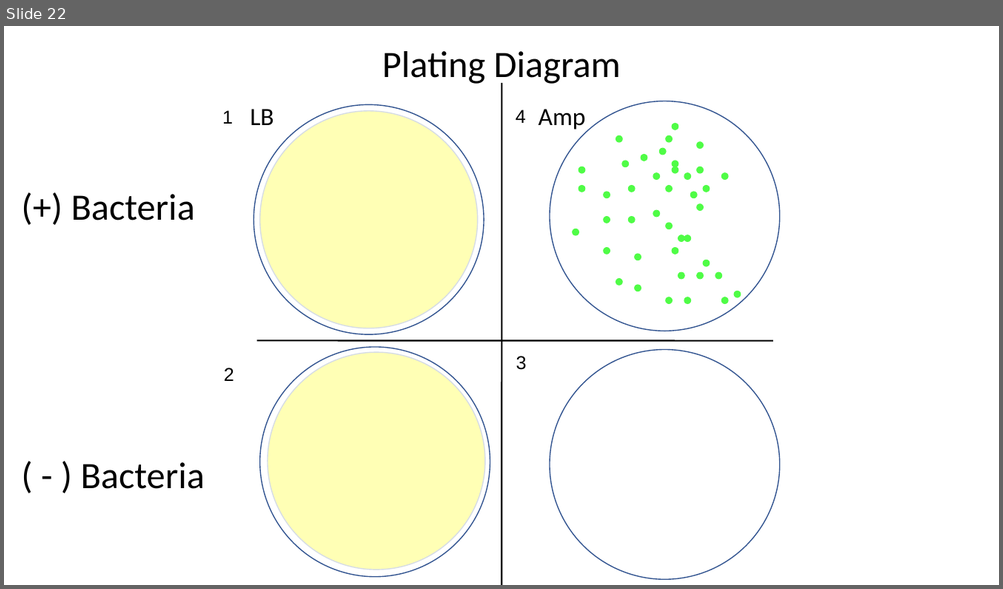
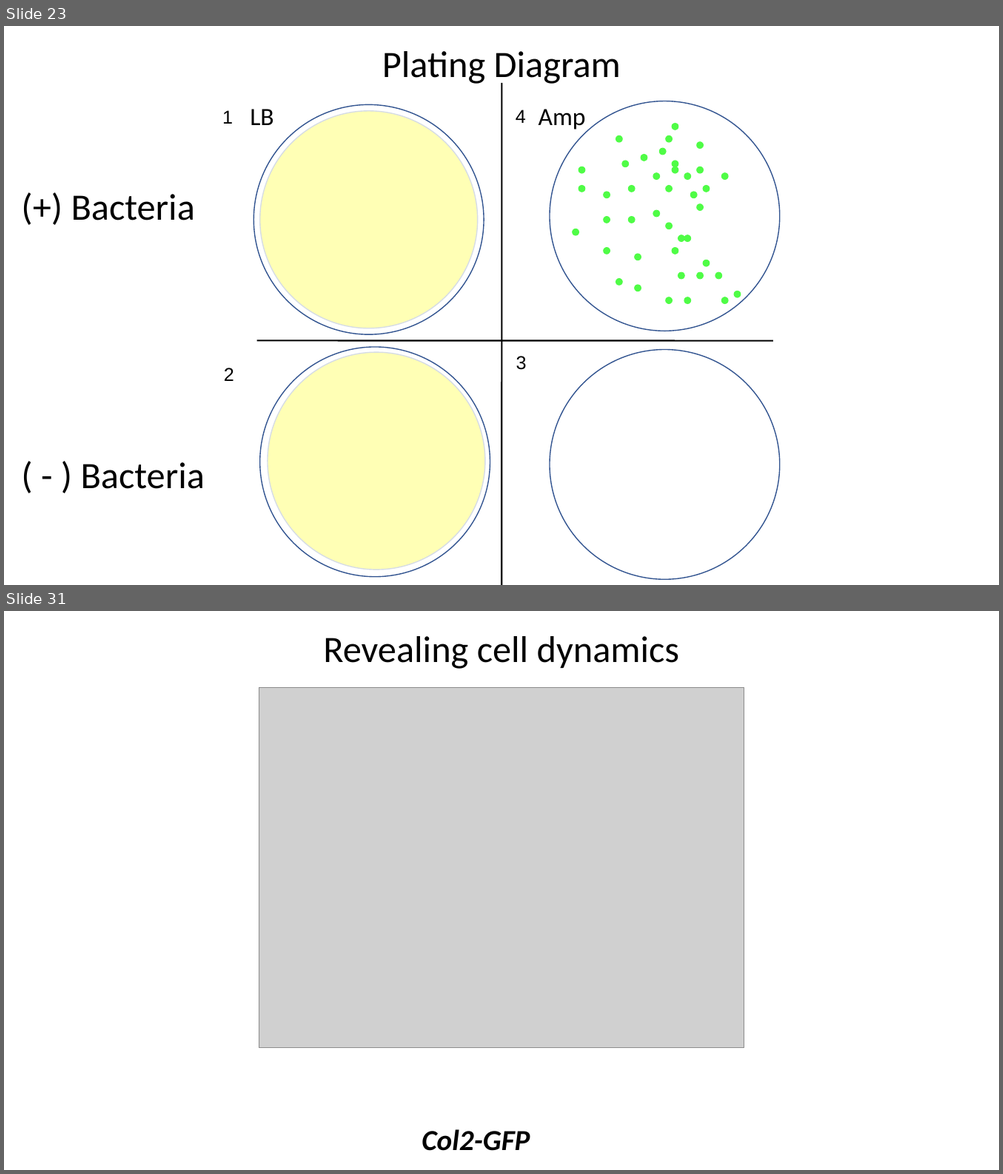
Before and after one commit to JasonJWilliamsNY/science_institute_2021, a slide deck: _includes/slides/bacterial-transformation_II.pptx. Shown one above the other, each under a label of ours: slide 22 before the commit, slides 23 and 31 after it; the slides between them are not shown. The pictures are 1003x589 and 1003x1174 pixels, drawn with LibreOffice and Linux fonts; fonts in the diff are those of the drawing; grey boxes stand for pictures. Boxes give left, top, right and bottom in pixels: in the first picture for what was removed or moved away, otherwise in the second. Text is boxed around its words. In the diff, an @@ line names an element or a change of style, - is before the commit and + after.

```diff
--- a/_includes/slides/bacterial-transformation_II.pptx
+++ b/_includes/slides/bacterial-transformation_II.pptx
@@ slide 31 added at (4, 611, 999, 1170), background #FFFFFF @@
@@ text added at (323, 636, 680, 669), 36 pt, text #000000 @@
+Revealing cell dynamics
@@ picture added at (259, 687, 744, 1048) @@
@@ text added at (421, 1130, 529, 1151), 28 pt, text #000000, bold, italic @@
+Col2-GFP
@@ what was slide 22 is now slide 23 @@
```
Also in this commit, not shown: 1 slide changed, 8 other slides added, 5 slides removed, 2 other files.
